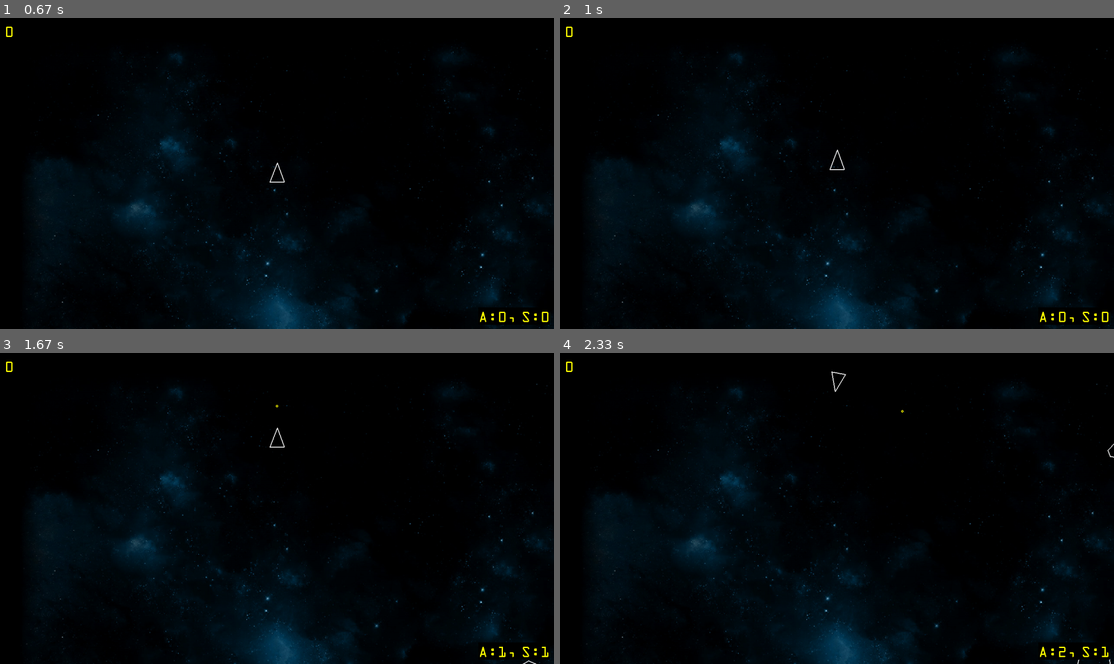
Above: before the commit, frames 1-4 (two rows, left to right).
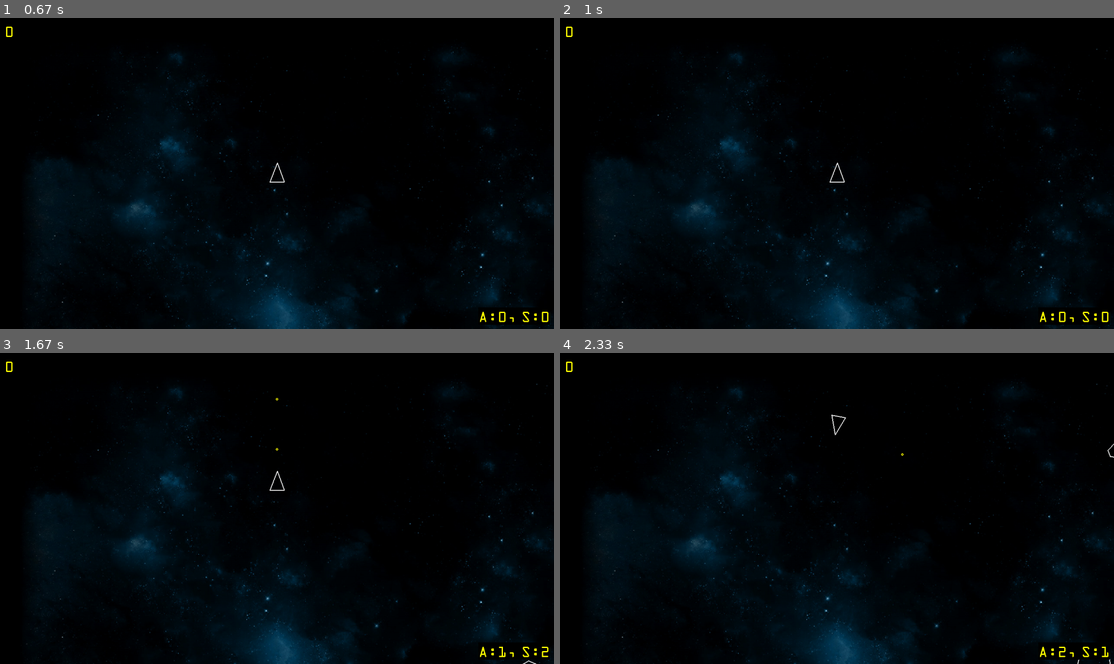
Above: after the commit, the same moments.

Repository: paulhunter/pygame-asteroids
Game: pygame game, started from main.py
The game is run twice, just before and just after one commit, with the same random seed, the same clock (stepped at 60 frames per second) and the same inputs.
Inputs:
- Up to frame 1 (0.67 s): click "Start" at 0.38 s
- Up to frame 2 (1 s): hold Q from 0.67 s (still down); hold Up from 0.67 s (still down)
- Up to frame 3 (1.67 s): release Q at 1.13 s; release Up at 1.13 s; hold Up 1.17-1.63 s; tap Space at 1.23, 1.53 s
- Up to frame 4 (2.33 s): hold Right 1.67-2.3 s; tap Space at 1.73, 2.03 s

Frame 1 is identical in both runs. In frame 2, less than 0.1% of the frame differs, in the area x 48-52%, y 42-53%; in frame 3, 0.1%, in the area x 48-99%, y 14-98%; in frame 4, less than 0.1%.

Commit message:
add retro thrust control for player

Diff:
--- a/player.py
+++ b/player.py
@@ -53,13 +53,12 @@
         self.rotation = (self.rotation + (PLAYER_TURN_SPEED * dt)) % 360
 
 
-    def accel(self, dt):
-        forward = self.forward()
-        newVelocity = self.velocity + (forward * dt * PLAYER_ACCELERATION)
+    def accel(self, dt, dir = None):
+        direction = dir if dir != None else self.forward()
+        newVelocity = self.velocity + (direction * dt * PLAYER_ACCELERATION)
         if (newVelocity.length() > PLAYER_MAX_SPEED):
             newVelocity.scale_to_length(PLAYER_MAX_SPEED)
         self.velocity = newVelocity
-
 
     def shoot(self):
         shotPos = self.position + (self.forward() * PLAYER_RADIUS)
@@ -107,6 +106,9 @@
         if keys[pygame.K_s] or keys[pygame.K_DOWN]:
             self.accel(-dt)
 
+        if keys[pygame.K_q]:
+            self.accel(dt, -self.velocity.normalize())
+
         newPos = self.position + (self.velocity * dt);
         # Bound the player to the screen
         # Wrap around if they have traveled too far
